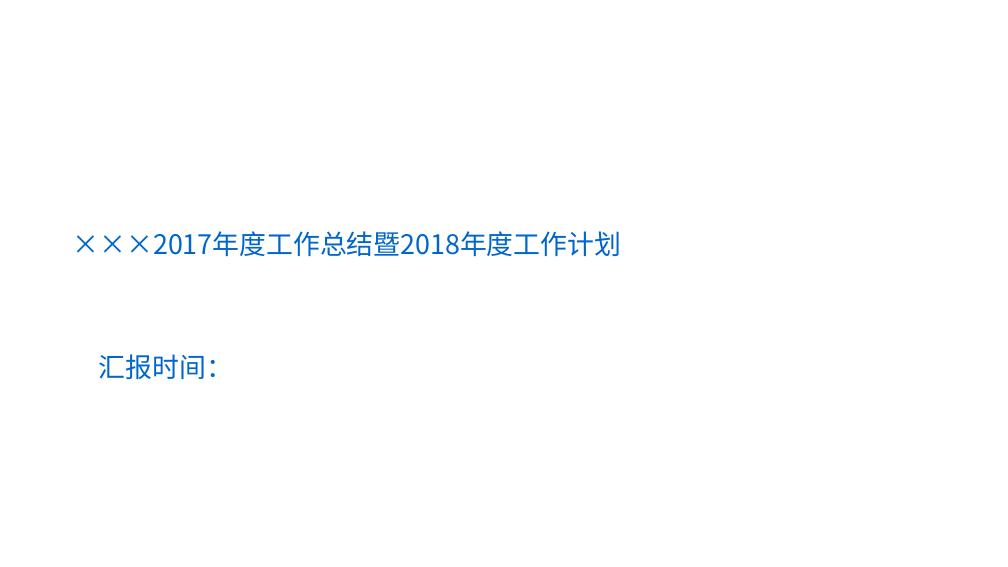
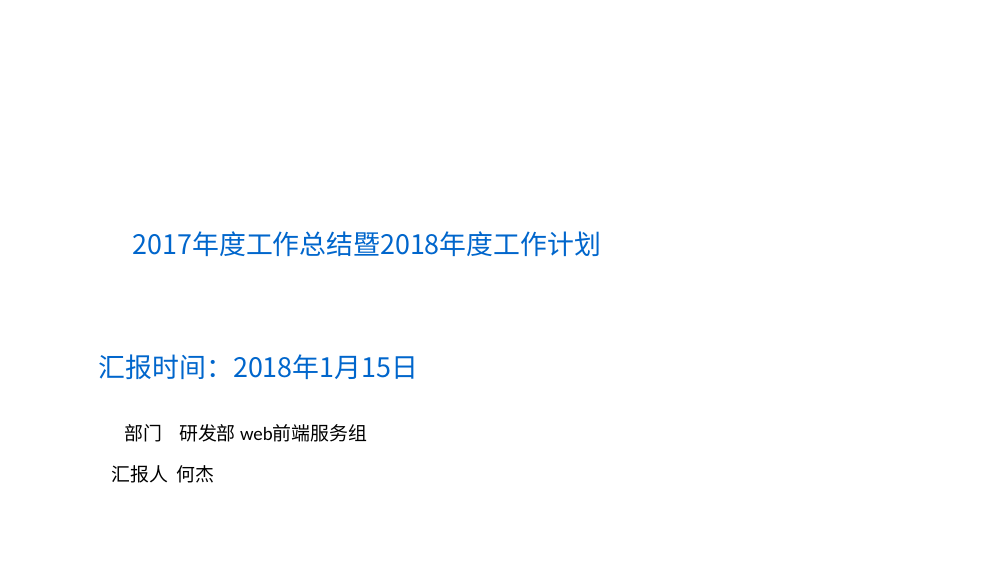
Before and after one commit to hiliny/lessonProject, a slide deck: slide 1 of documents/胜意科技PPT模版 (2).pptx. Drawn at 1008x567 pixels with LibreOffice and Linux fonts; fonts in the diff are those of the drawing; background and template pictures are left out. Boxes give left, top, right and bottom in pixels: in the first picture for what was removed or moved away, otherwise in the second. Text is boxed around its words. In the diff, an @@ line names an element or a change of style, - is before the commit and + after.

```diff
--- a/documents/胜意科技PPT模版 (2).pptx
+++ b/documents/胜意科技PPT模版 (2).pptx
@@ text at (133,231,601,256): text changed @@
-×××2017年度工作总结暨2018年度工作计划
+2017年度工作总结暨2018年度工作计划
@@ text at (99,354,418,379): text changed @@
-汇报时间：
+汇报时间：2018年1月15日
@@ text added at (124,424,367,442), 18 pt, text #000000 @@
+部门 研发部 web前端服务组
@@ text added at (112,465,215,483), 18 pt, text #000000 @@
+汇报人 何杰
```
Also in this commit, not shown: 7 slides added, 7 slides removed, 1 other file.
